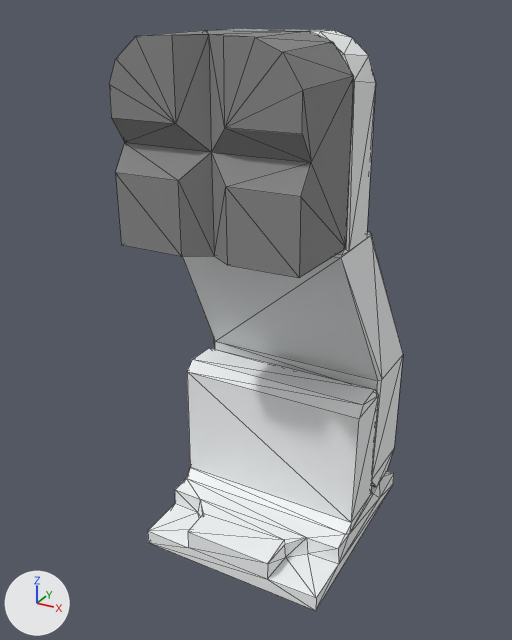
The COLLADA model src/mecademic_description/meshes/finger.dae as it was, and as the next commit left it.
Rendered twice from a 50 mm lens placed at (0.031, -0.0474, 0.0556), pointed at (-0.0015, 0.0118, 0.026). Every picture has the same lights, and +X, +Y and +Z are marked at lower left. Mesh edges are drawn as thin lines.

Objects in the first picture: 'node0', 'node1'.
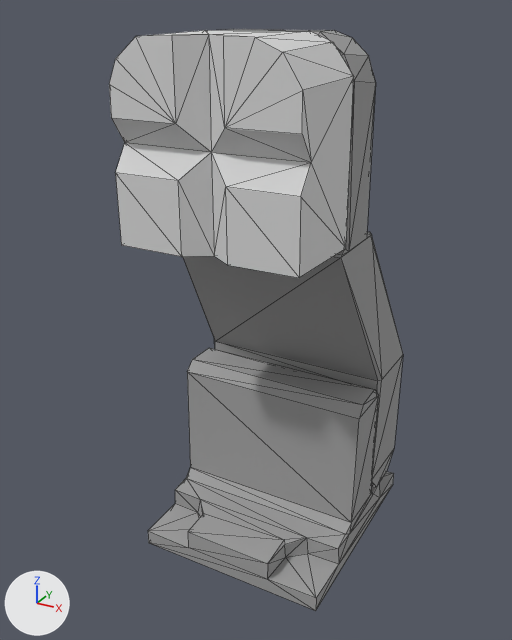
Location of each change, (x1, y1, x2, y2) in pixels of the pictures (512 x 640 px):
'node1', recoloured (white to grey): (148, 29, 403, 611) in both
'node0', recoloured: (109, 30, 354, 278) in both

The edits, one by one:
Material 'Part__Feature_007' (mat_part__feature_007) changes colour from grey #898989 to light grey #dadada; in linear values from (0.251, 0.251, 0.251) to (0.7, 0.7, 0.7).
Material 'Part__Feature001_006' (mat_part__feature001_006) changes colour from white #f4f6f7 to grey #a0a0a0; in linear values from (0.902, 0.922, 0.929) to (0.353, 0.353, 0.353).
